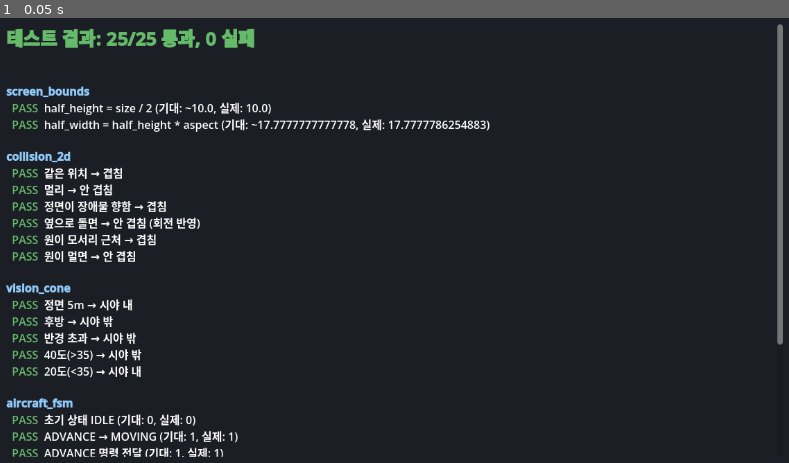
Above: before the commit, frame 1.
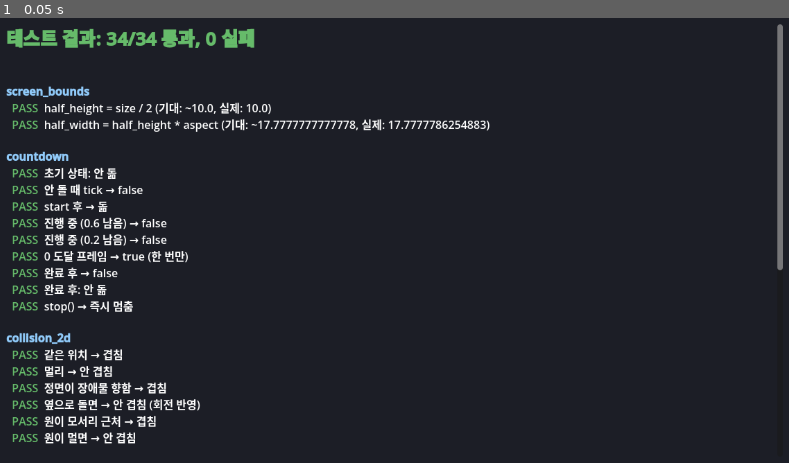
Above: after the commit, the same moment.

Repository: Leusin/project-godot-airport-marshaling-game
Game: Godot game, scene res://tests/tests.tscn
The game is run twice, just before and just after one commit, with the same random seed, the same clock (stepped at 60 frames per second) and the same inputs. This scene is started directly instead of the project's main scene.
Inputs:
- Up to frame 1 (0.05 s): no input

The runs differ from the first frame. In frame 1, 4.8% of the frame differs, in the area x 0-100%, y 3-99%.

Commit message:
refactor: 타이머를 Countdown 유틸로 승격 + 로직 매직 넘버 상수화
aircraft/fsm에 복붙된 수동 카운트다운을 countdown.gd(순수 함수)로 통합.
STOP_SPEED_EPSILON/COINCIDENT_EPSILON/DEFAULT_HALF_EXTENT 상수화.
Countdown 테스트 9개 추가 (34/34).

Co-Authored-By: Claude Sonnet 4.6 <noreply@anthropic.com>

Diff:
--- /dev/null
+++ b/src/core/utils/countdown.gd
@@ -0,0 +1,21 @@
+extends RefCounted
+## 초 단위 카운트다운. 매 프레임 tick(delta)로 줄이고, 0에 도달한 그 프레임에 한 번만 true.
+## 프레임 폴링 로직(FSM 전이, 명령 딜레이)에서 손으로 돌리던 `t -= delta; if t <= 0` 패턴을 대체.
+
+var _remaining: float = 0.0
+
+func start(duration: float) -> void:
+	_remaining = maxf(duration, 0.0)
+
+func stop() -> void:
+	_remaining = 0.0
+
+func is_running() -> bool:
+	return _remaining > 0.0
+
+## delta만큼 진행. 이번 호출에 0에 '도달'하면 true (한 번만). 멈춰 있으면 false.
+func tick(delta: float) -> bool:
+	if _remaining <= 0.0:
+		return false
+	_remaining = maxf(_remaining - delta, 0.0)
+	return _remaining == 0.0
--- a/src/gameplay/aircraft/aircraft.gd
+++ b/src/gameplay/aircraft/aircraft.gd
@@ -2,6 +2,8 @@
 ## 비행기 위치/속도/회전 갱신. 딜레이(명령 수신 후 반응 지연) + 관성(가속/감속)으로 움직인다.
 ## 신호 해석/오인식은 AircraftFSM이 담당하고, 여기서는 Command를 받아 물리적으로만 반영한다.
 ## 화면 경계 클램프는 자식 ScreenClamp 컴포넌트가 담당한다.
+
+const CountdownScript = preload("res://src/core/utils/countdown.gd")
 
 enum Command { STOP, ADVANCE, TURN_LEFT, TURN_RIGHT }
 
@@ -13,7 +15,7 @@
 
 var _active_command: Command = Command.STOP
 var _pending_command: Command = Command.STOP
-var _pending_timer: float = 0.0
+var _delay := CountdownScript.new()
 var _current_speed: float = 0.0
 
 func get_speed() -> float:
@@ -23,13 +25,11 @@
 	if command == _pending_command:
 		return
 	_pending_command = command
-	_pending_timer = command_delay
+	_delay.start(command_delay)
 
 func _physics_process(delta: float) -> void:
-	if _pending_timer > 0.0:
-		_pending_timer = maxf(_pending_timer - delta, 0.0)
-		if _pending_timer == 0.0:
-			_active_command = _pending_command
+	if _delay.tick(delta):
+		_active_command = _pending_command
 
 	var target_speed := max_speed if _active_command == Command.ADVANCE else 0.0
 	if target_speed > _current_speed:
--- a/src/gameplay/aircraft/aircraft_collision.gd
+++ b/src/gameplay/aircraft/aircraft_collision.gd
@@ -9,10 +9,13 @@
 const SceneQuery = preload("res://src/core/utils/scene_query.gd")
 const Collision2D = preload("res://src/core/utils/collision_2d.gd")
 
+## 메쉬를 못 찾았을 때 쓰는 기본 반크기 (지름 1m 정도).
+const DEFAULT_HALF_EXTENT := 0.5
+
 @onready var _aircraft: Node3D = get_parent()
 
 var _game_manager: Node
-var _self_half: Vector2 = Vector2(0.5, 0.5)  # 비행기 XZ 반크기 (메쉬에서 읽음)
+var _self_half := Vector2(DEFAULT_HALF_EXTENT, DEFAULT_HALF_EXTENT)  # 비행기 XZ 반크기 (메쉬에서 읽음)
 
 func _ready() -> void:
 	_game_manager = SceneQuery.get_singleton(get_tree(), "game_manager", "AircraftCollision")
@@ -57,7 +60,7 @@
 func _xz_half_extents(node: Node) -> Vector2:
 	var mesh_instance := _find_mesh_instance(node)
 	if mesh_instance == null or mesh_instance.mesh == null:
-		return Vector2(0.5, 0.5)
+		return Vector2(DEFAULT_HALF_EXTENT, DEFAULT_HALF_EXTENT)
 	var size := mesh_instance.mesh.get_aabb().size
 	return Vector2(size.x, size.z) * 0.5
 
--- a/src/gameplay/aircraft/aircraft_fsm.gd
+++ b/src/gameplay/aircraft/aircraft_fsm.gd
@@ -9,6 +9,10 @@
 const SignalInputScript = preload("res://src/gameplay/marshaller/signal_input.gd")
 const AircraftScript = preload("res://src/gameplay/aircraft/aircraft.gd")
 const SceneQuery = preload("res://src/core/utils/scene_query.gd")
+const CountdownScript = preload("res://src/core/utils/countdown.gd")
+
+## 이 속도 미만이면 "정지 완료"로 보고 STOPPING -> IDLE 전이.
+const STOP_SPEED_EPSILON := 0.05
 
 enum State { IDLE, MOVING, HESITATING, STOPPING }
 
@@ -29,7 +33,7 @@
 		set_process(false)
 
 var _state: State = State.IDLE
-var _hesitate_timer: float = 0.0
+var _hesitate := CountdownScript.new()
 var _last_move_command: AircraftScript.Command = AircraftScript.Command.ADVANCE
 
 func _process(delta: float) -> void:
@@ -73,8 +77,7 @@
 		_state = State.MOVING
 		return
 
-	_hesitate_timer = maxf(_hesitate_timer - delta, 0.0)
-	if _hesitate_timer == 0.0:
+	if _hesitate.tick(delta):
 		_enter_stopping()
 
 func _process_stopping(hand_signal: SignalInputScript.SignalType) -> void:
@@ -83,7 +86,7 @@
 		_last_move_command = _to_command(hand_signal)
 		_enter_moving()
 		return
-	if aircraft.get_speed() < 0.05:
+	if aircraft.get_speed() < STOP_SPEED_EPSILON:
 		_state = State.IDLE
 
 func _enter_moving() -> void:
@@ -92,7 +95,7 @@
 
 func _enter_hesitating() -> void:
 	_state = State.HESITATING
-	_hesitate_timer = hesitate_duration
+	_hesitate.start(hesitate_duration)
 
 func _enter_stopping() -> void:
 	_state = State.STOPPING
--- a/src/gameplay/aircraft/aircraft_vision_cone.gd
+++ b/src/gameplay/aircraft/aircraft_vision_cone.gd
@@ -1,6 +1,9 @@
 extends Node
 ## 비행기 정면 기준 70도 시야 원뿔 판정. 마샬러가 원뿔 안에 있는지 bool만 반환한다.
 ## 판정만 담당하며 상태를 갖지 않는다 (FSM/신호 해석은 AircraftFSM에서 처리).
+
+## 이 거리 미만이면 방향 계산이 불안정하므로 시야 안으로 간주 (사실상 겹친 상태).
+const COINCIDENT_EPSILON := 0.001
 
 @export var half_angle_degrees: float = 35.0
 @export var view_radius: float = 10.0
@@ -12,7 +15,7 @@
 	var distance := offset.length()
 	if distance > view_radius:
 		return false
-	if distance < 0.001:
+	if distance < COINCIDENT_EPSILON:
 		return true
 
 	var forward := -aircraft.global_transform.basis.z
--- a/tests/test_runner.gd
+++ b/tests/test_runner.gd
@@ -6,6 +6,7 @@
 const TestLib := preload("res://tests/test_lib.gd")
 const ScreenBounds := preload("res://src/core/utils/screen_bounds.gd")
 const Collision2D := preload("res://src/core/utils/collision_2d.gd")
+const CountdownScript := preload("res://src/core/utils/countdown.gd")
 const VisionConeScript := preload("res://src/gameplay/aircraft/aircraft_vision_cone.gd")
 const FsmScript := preload("res://src/gameplay/aircraft/aircraft_fsm.gd")
 const SignalInputScript := preload("res://src/gameplay/marshaller/signal_input.gd")
@@ -17,6 +18,7 @@
 func _ready() -> void:
 	var t := TestLib.new()
 	_test_screen_bounds(t)
+	_test_countdown(t)
 	_test_collision_2d(t)
 	_test_vision_cone(t)
 	_test_aircraft_fsm(t)
@@ -68,6 +70,26 @@
 	cam.queue_free()
 
 # ─────────────────────────────────────────────────────────
+# countdown: 프레임 폴링 카운트다운 (딜레이/멈칫 타이머의 공용 구현)
+func _test_countdown(t: TestLib) -> void:
+	t.start("countdown")
+	var c := CountdownScript.new()
+	t.check(not c.is_running(), "초기 상태: 안 돎")
+	t.check(not c.tick(0.1), "안 돌 때 tick → false")
+
+	c.start(1.0)
+	t.check(c.is_running(), "start 후 → 돎")
+	t.check(not c.tick(0.4), "진행 중 (0.6 남음) → false")
+	t.check(not c.tick(0.4), "진행 중 (0.2 남음) → false")
+	t.check(c.tick(0.4), "0 도달 프레임 → true (한 번만)")
+	t.check(not c.tick(0.1), "완료 후 → false")
+	t.check(not c.is_running(), "완료 후: 안 돎")
+
+	c.start(1.0)
+	c.stop()
+	t.check(not c.is_running(), "stop() → 즉시 멈춤")
+
+# ─────────────────────────────────────────────────────────
 # collision_2d: 모델 크기 기반 OBB/원 겹침 판정 (SAT). 회전이 결과를 바꾸는지 확인.
 func _test_collision_2d(t: TestLib) -> void:
 	t.start("collision_2d")
Not shown, changed: DEVLOG.md
